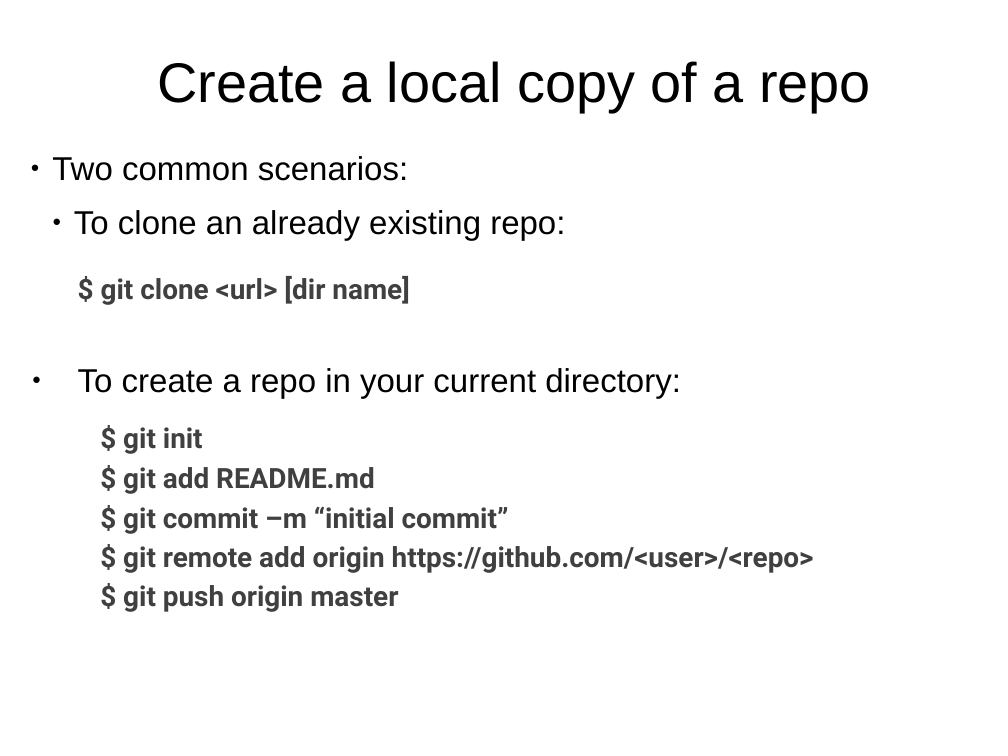
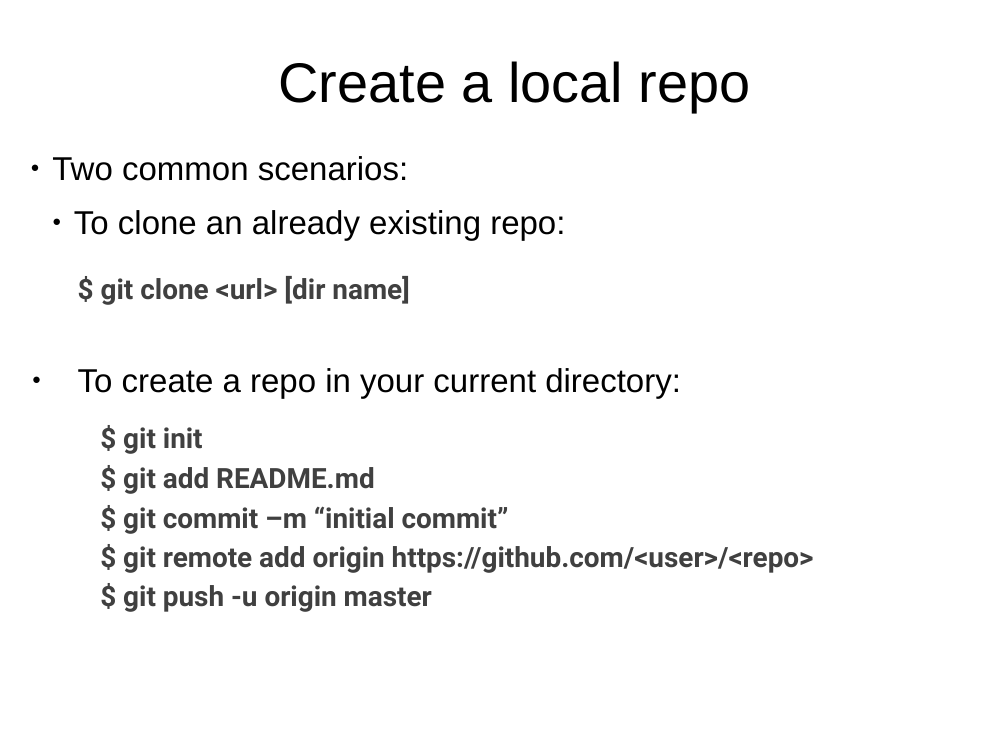
Before and after one commit to akosiorek/CSE, a slide deck: slide 11 of git_tutorial/git.odp (slide 9 before the commit). Drawn at 1008x756 pixels with LibreOffice and Linux fonts; fonts in the diff are those of the drawing. Boxes give left, top, right and bottom in pixels: in the first picture for what was removed or moved away, otherwise in the second. Text is boxed around its words. In the diff, an @@ line names an element or a change of style, - is before the commit and + after.

Commit message:
git ppt update

```diff
--- a/git_tutorial/git.odp
+++ b/git_tutorial/git.odp
@@ title at box(278, 61, 750, 112): text changed @@
-Create a local copy of a repo
+Create a local repo
@@ text at box(123, 585, 432, 612): text changed @@
-    $ git push origin master
+    $ git push -u origin master
```
Also in this commit, not shown: 2 slides added, 1 other file.
